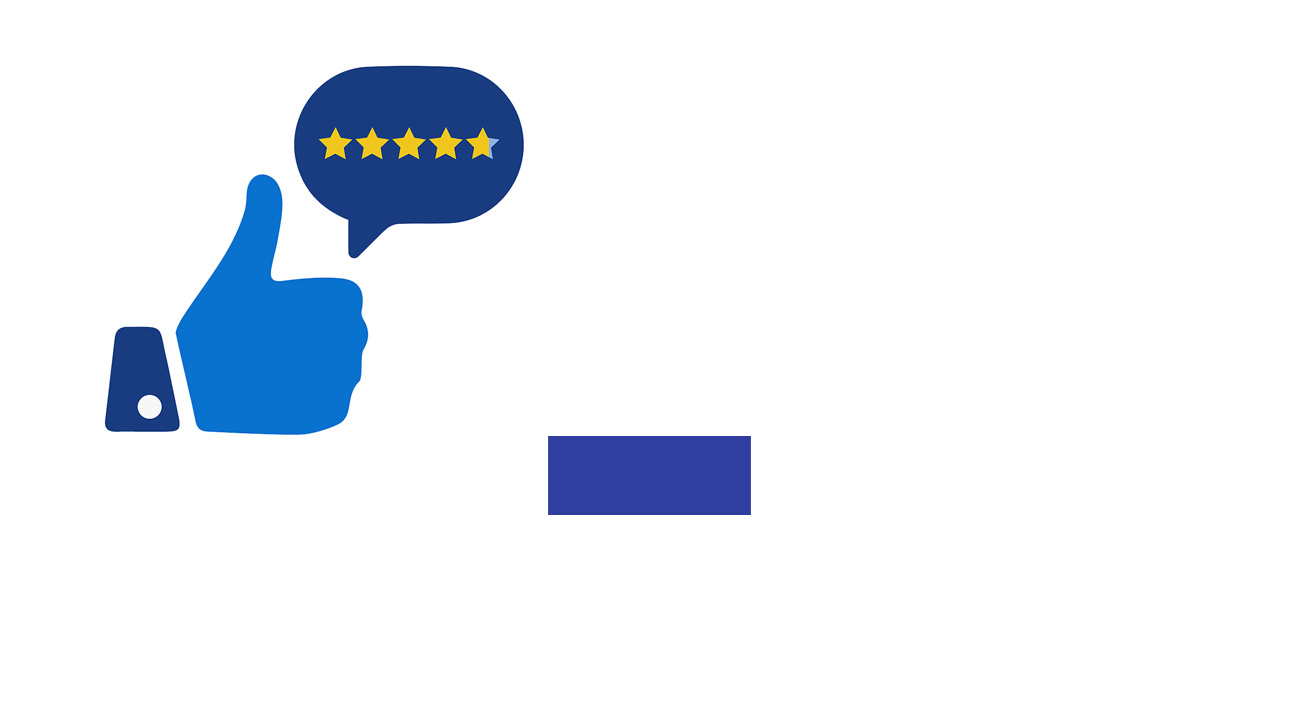
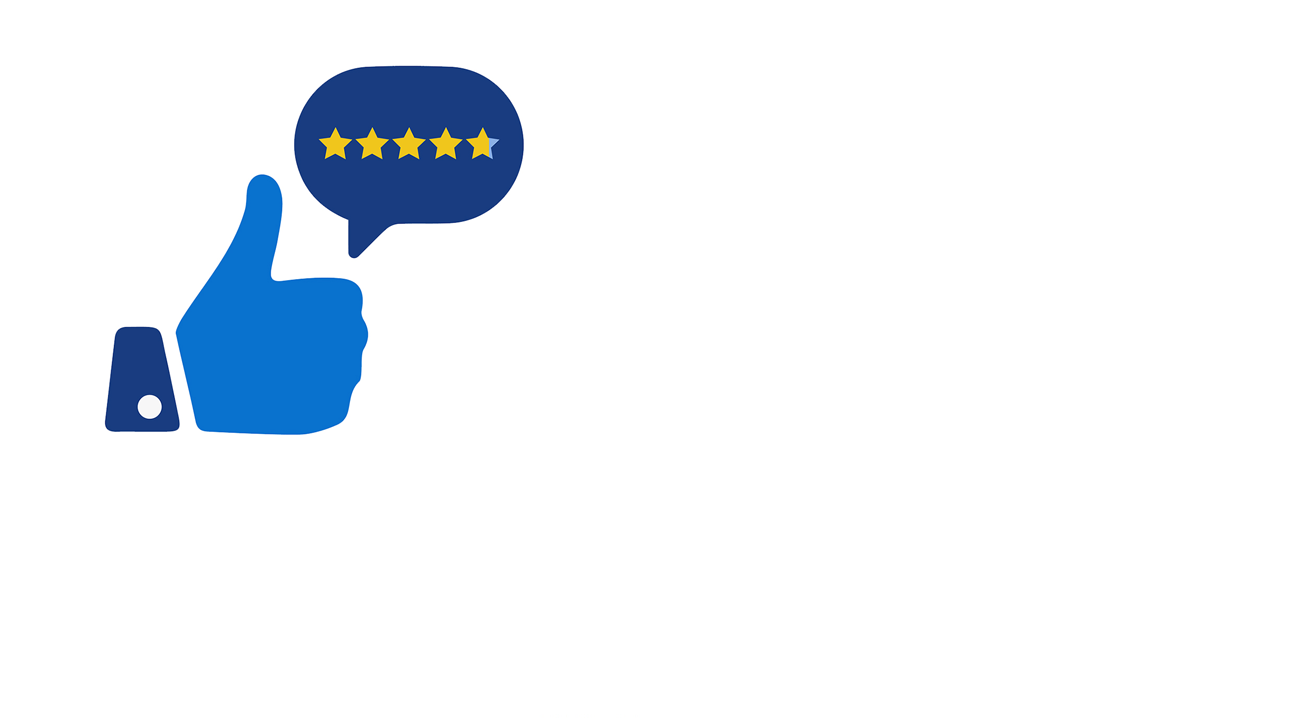
Two versions of the same layered image (1300 × 718). Layer-by-layer changes:
painted on "Calque 1" over bbox(548, 436, 751, 515)
